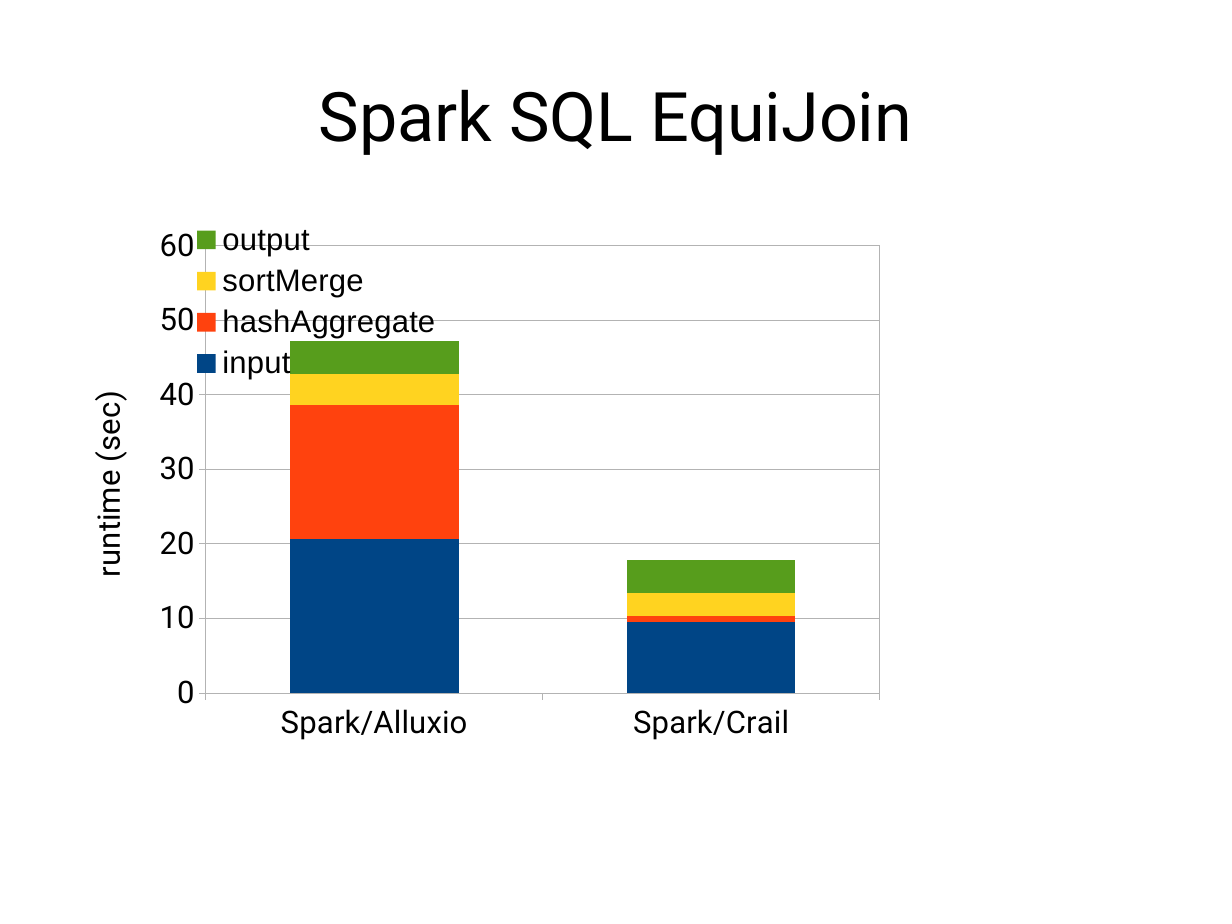
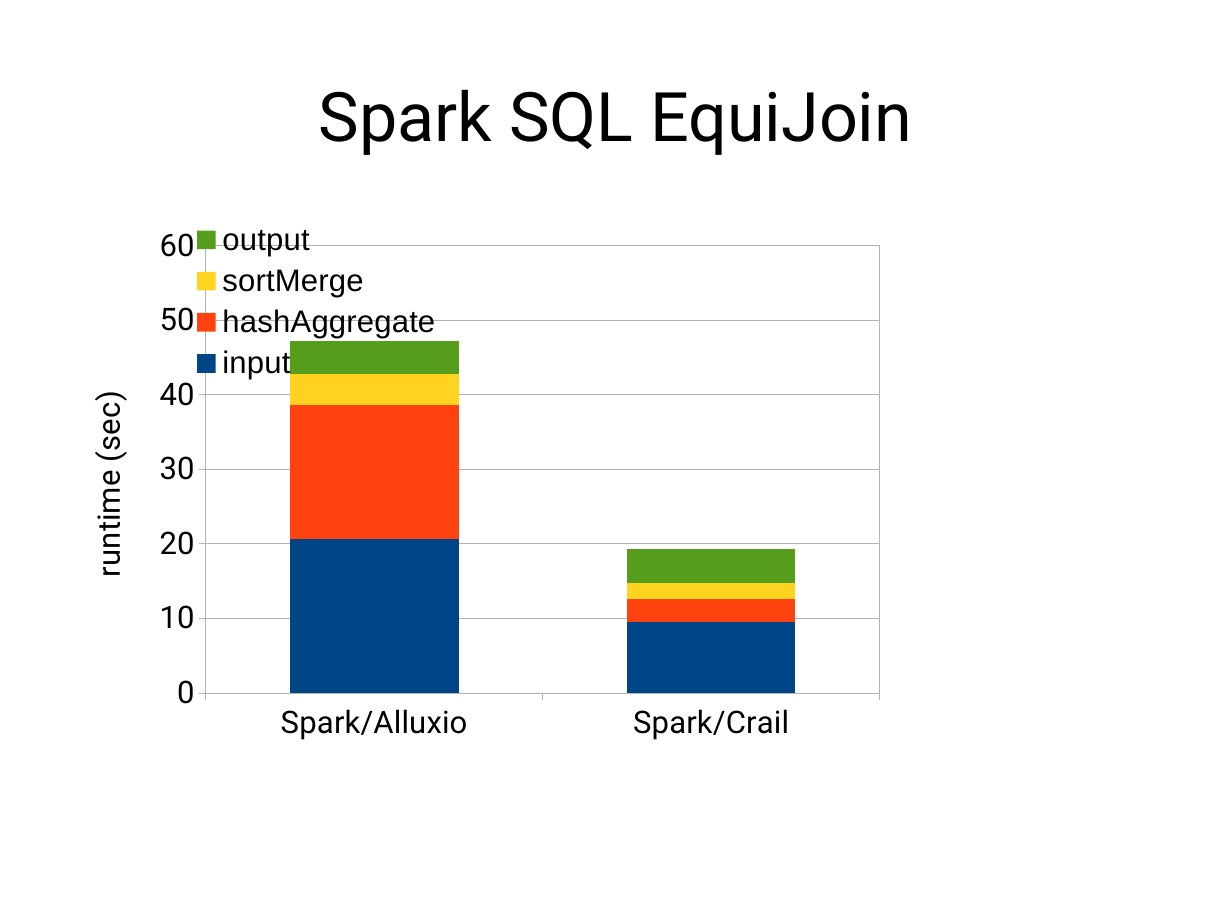
Before and after one commit to huangyibo/spark-summit-17, a slide deck: slide 10 of atr.odp. Drawn at 1232x924 pixels with LibreOffice and Linux fonts; fonts in the diff are those of the drawing. Boxes give left, top, right and bottom in pixels: in the first picture for what was removed or moved away, otherwise in the second. Text is boxed around its words. In the diff, an @@ line names an element or a change of style, - is before the commit and + after.

Commit message:
SQL numbers'

```diff
--- a/atr.odp
+++ b/atr.odp
@@ column stacked chart at [61, 216, 1171, 751] @@
@@ hashAggregate, Spark/Crail: 1 to 3 @@
@@ sortMerge, Spark/Crail: 3 to 2 @@
```
